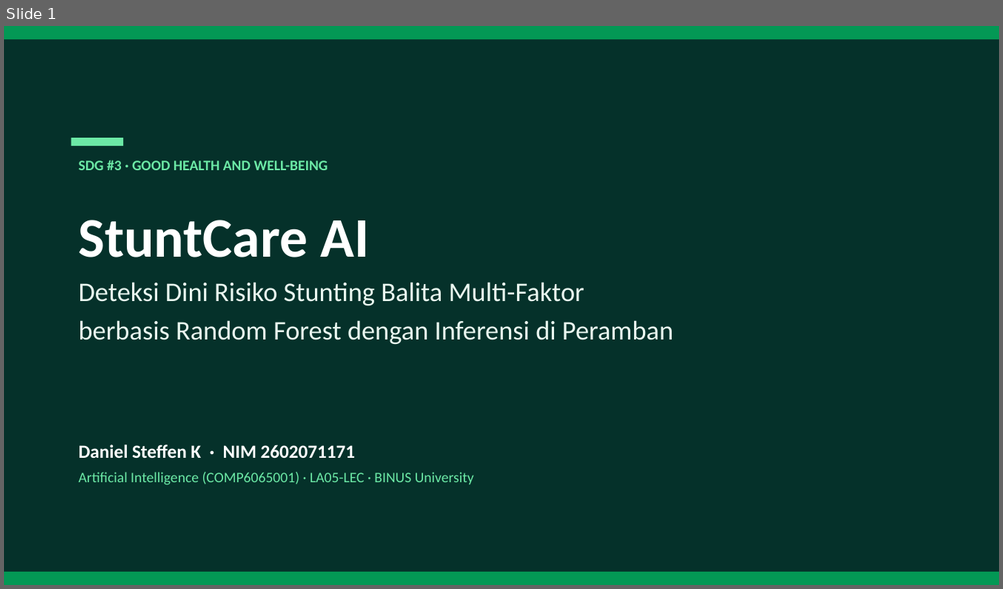
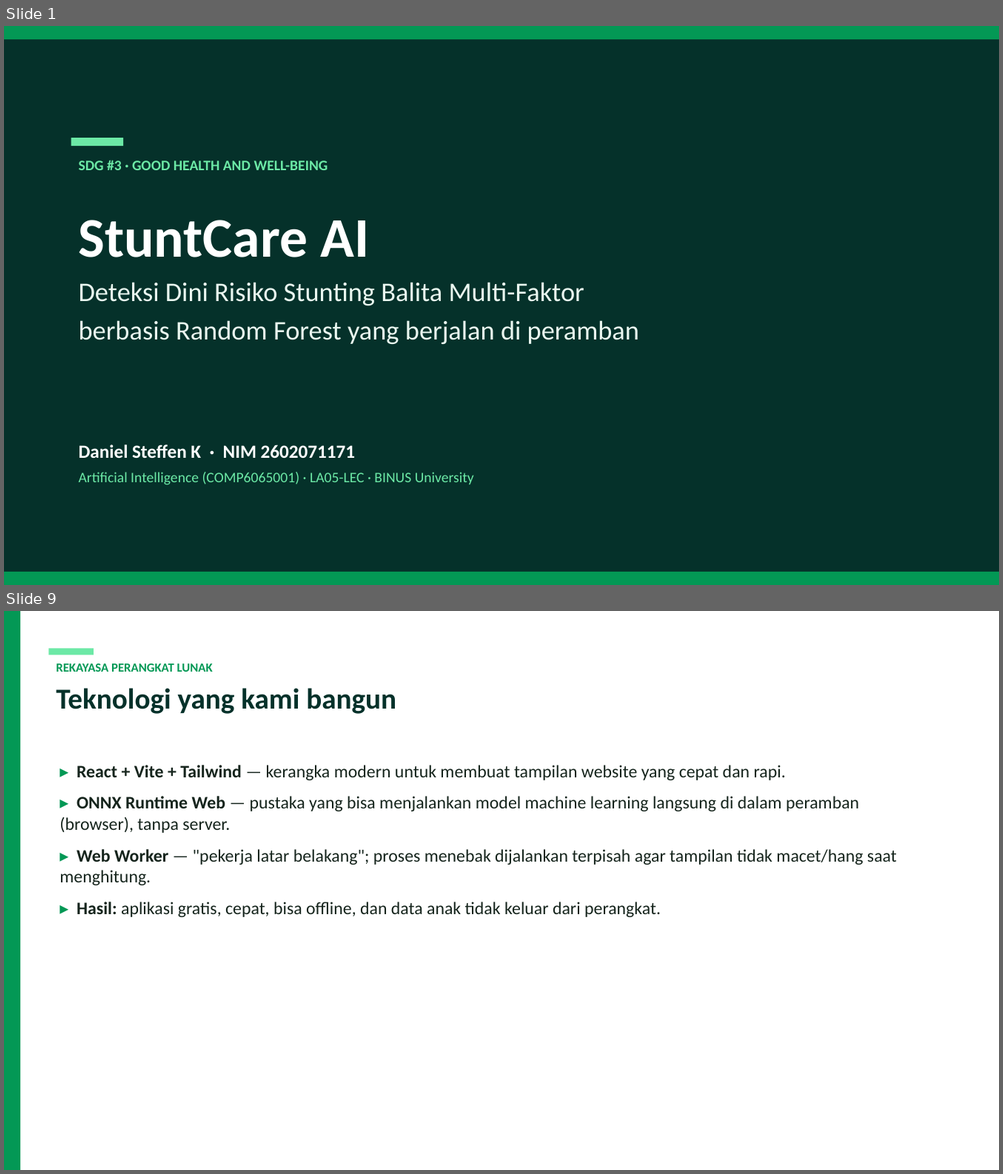
Before and after one commit to steffenkwik/machinelearning-ai, a slide deck: StuntCare_AI_Presentation.pptx. Shown one above the other, each under a label of ours: slide 1 before the commit, slides 1 and 9 after it; the slides between them are not shown. The pictures are 1003x589 and 1003x1174 pixels, drawn with LibreOffice and Linux fonts; fonts in the diff are those of the drawing. Boxes give left, top, right and bottom in pixels: in the first picture for what was removed or moved away, otherwise in the second. Text is boxed around its words. In the diff, an @@ line names an element or a change of style, - is before the commit and + after.

```diff
--- a/StuntCare_AI_Presentation.pptx
+++ b/StuntCare_AI_Presentation.pptx
@@ slide 9 added at (4,611,999,1170), background #FFFFFF @@
@@ rectangle added at (4,611,20,1170), fill #039855 @@
@@ rectangle added at (48,648,94,655), fill #6CE9A6 @@
@@ text added at (56,664,213,672), 12 pt, text #039855, bold @@
+REKAYASA PERANGKAT LUNAK
@@ text added at (56,688,396,714), 28 pt, text #05312A, bold @@
+Teknologi yang kami bangun
@@ text added at (60,765,896,917), 17 pt, text #15241C @@
+▸ React + Vite + Tailwind — kerangka modern untuk membuat tampilan website yang cepat dan rapi.
+▸ ONNX Runtime Web — pustaka yang bisa menjalankan model machine learning langsung di dalam peramban (browser), tanpa server.
+▸ Web Worker — "pekerja latar belakang"; proses menebak dijalankan terpisah agar tampilan tidak macet/hang saat menghitung.
+▸ Hasil: aplikasi gratis, cepat, bisa offline, dan data anak tidak keluar dari perangkat.
@@ slide 1 changed as well @@
@@ text at (79,321,639,345): text changed @@
-berbasis Random Forest dengan Inferensi di Peramban
+berbasis Random Forest yang berjalan di peramban
```
Also in this commit, not shown: 7 other slides changed, 5 other slides added, 6 slides removed, 7 other files.
